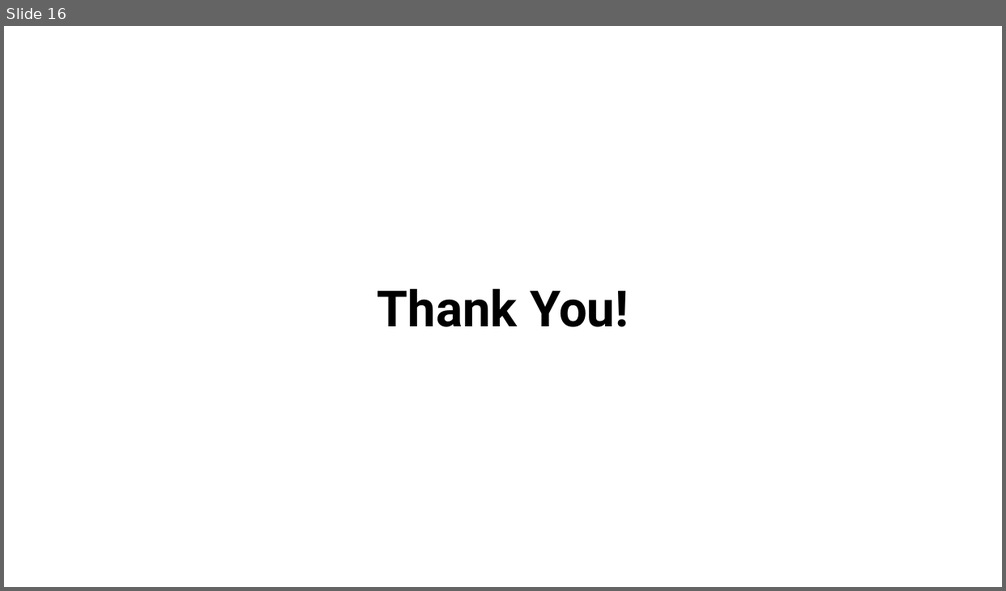
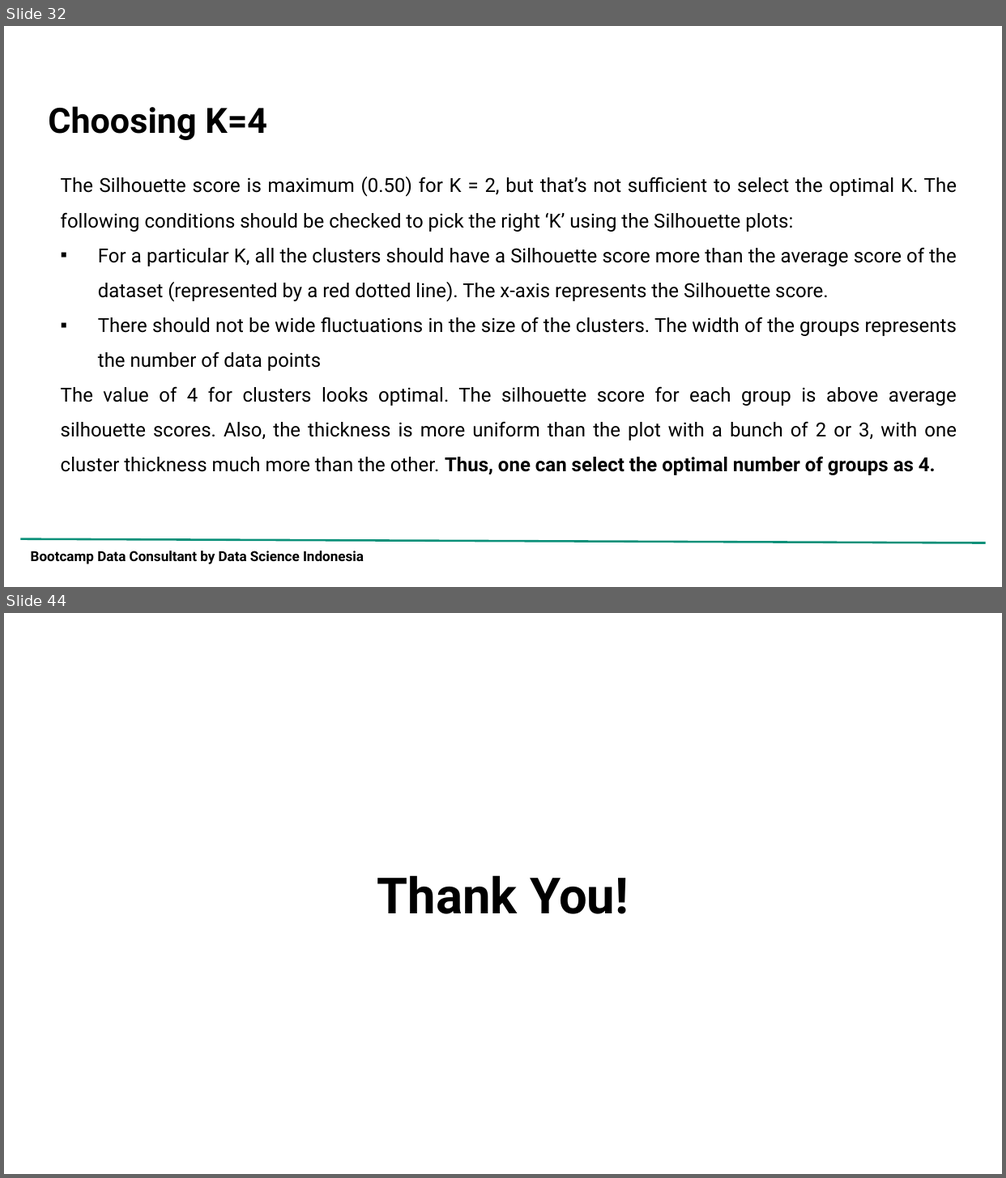
Before and after one commit to adrn-mm/DSLS_Mini-Project-DS_Adrian-Maulana-Muhammad, a slide deck: reports/Project Report_Mini Project DS_Adrian Maulana Muhammad.pptx. Shown one above the other, each under a label of ours: slide 16 before the commit, slides 32 and 44 after it; the slides between them are not shown. The pictures are 1006x591 and 1006x1178 pixels, drawn with LibreOffice and Linux fonts; fonts in the diff are those of the drawing; background and template pictures are left out. Boxes give left, top, right and bottom in pixels: in the first picture for what was removed or moved away, otherwise in the second. Text is boxed around its words. In the diff, an @@ line names an element or a change of style, - is before the commit and + after.

```diff
--- a/reports/Project Report_Mini Project DS_Adrian Maulana Muhammad.pptx
+++ b/reports/Project Report_Mini Project DS_Adrian Maulana Muhammad.pptx
@@ slide 32 added at (4, 26, 1002, 587), background picture (left out) @@
@@ title added at (48, 106, 267, 140), 25.2 pt, text #000000, bold @@
+Choosing K=4
@@ text added at (61, 177, 957, 476), 14 pt, text #000000 @@
+The Silhouette score is maximum (0.50) for K = 2, but that’s not sufficient to select the optimal K. The following conditions should be checked to pick the right ‘K’ using the Silhouette plots:
+▪ For a particular K, all the clusters should have a Silhouette score more than the average score of the dataset (represented by a red dotted line). The x-axis represents the Silhouette score.
+▪ There should not be wide fluctuations in the size of the clusters. The width of the groups represents the number of data points
+The value of 4 for clusters looks optimal. The silhouette score for each group is above average silhouette scores. Also, the thickness is more uniform than the plot with a bunch of 2 or 3, with one cluster thickness much more than the other. Thus, one can select the optimal number of groups as 4.
@@ line added from (21, 539) to (985, 543), #0A9079 1.5 pt @@
@@ text added at (31, 551, 364, 565), 10 pt, text #000000, bold @@
+Bootcamp Data Consultant by Data Science Indonesia
@@ what was slide 16 is now slide 44 @@
```
Also in this commit, not shown: 7 slides changed, 33 other slides added, 6 slides removed, 4 other files.
